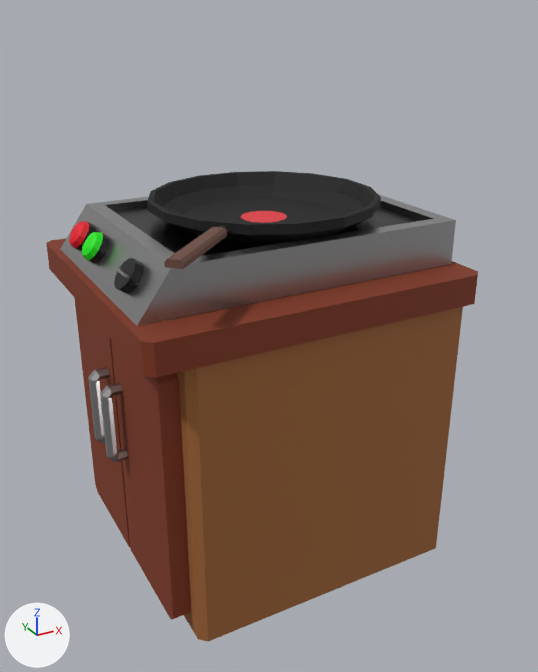
Renders of the FBX model Assets/Meshes/Kitchen/Counters/Stove_Counter.fbx from each side of a commit.
One viewpoint serves both versions: a 50 mm camera at (-1.18, -2.19, 1.38) aimed at (-0.01, -0.07, 0.32). Every picture has the same lights, and +X, +Y and +Z are marked at lower left. Where no turn or scale is listed for an object, it has been applied to the vertices.

Objects in the first picture: 'Counter_Base', 'Counter_Doors', 'Counter_Handles', 'Counter_Top', 'Pan', 'Stove'.
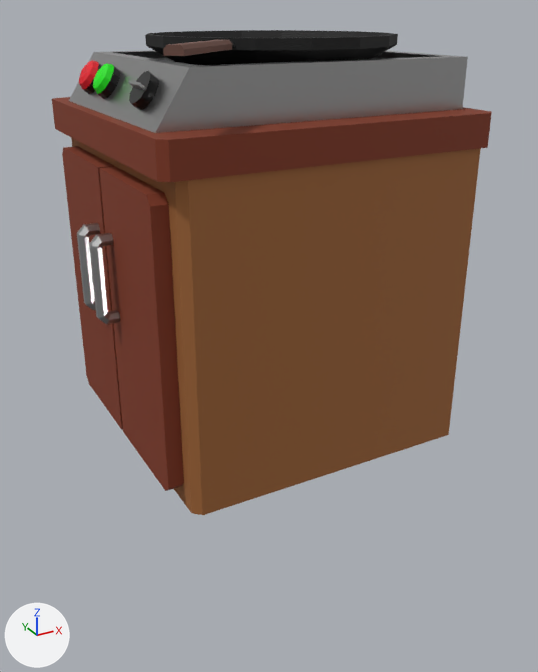
Where the newer file only moved an object's origin or applied its transform, the numbers keep the older frame.

Pixel boxes (x1, y1, x2, y2) of what changed, in the pictures (538 x 672 px):
'Counter_Base', mesh moved
    before: (176, 307, 463, 641)
    after: (71, 137, 481, 515)
'Stove', mesh rescaled, moved
    before: (61, 194, 456, 326)
    after: (69, 50, 468, 133)
'Counter_Top', mesh rescaled, moved (39% shorter)
    before: (46, 238, 478, 378)
    after: (52, 97, 492, 182)
'Counter_Doors', mesh rescaled, moved (7% taller)
    before: (75, 299, 191, 620)
    after: (62, 146, 184, 491)
'Pan', mesh moved
    before: (148, 171, 381, 269)
    after: (145, 30, 398, 65)
'Counter_Handles', moved
    before: (88, 367, 128, 462)
    after: (77, 223, 120, 324)

Diff of the bpy script that builds the scene:
```diff
--- a/Assets/Meshes/Kitchen/Counters/Stove_Counter.fbx.py
+++ b/Assets/Meshes/Kitchen/Counters/Stove_Counter.fbx.py
@@ me_cube_002 @@
 me_cube_002.from_pydata(...)  # 16 vertices, 10 faces; spans x -0.575..0.575, y -0.525..0.525, z -0.05..0.05
 # used by ob_counter_top; location = (-0.05, 0.0, 0.55)
+# me_cube_002 part 2: the whole mesh is scaled about its middle by (0.925, 0.976, 1), then moved by (-0.018, 0.0, 1.05)
 me_cube_002.materials.append(mat_counter_top)
@@ me_vert @@
 me_vert.from_pydata(...)  # 72 vertices, 60 faces; spans x -0.038..0.028, y -0.086..0.086, z -0.141..0.141
 # used by ob_counter_handles; location = (-0.591, 0.0, 0.125)
+# me_vert part 4: the whole mesh is moved by (-0.578, 0.0, 0.625)
 me_vert.materials.append(mat_metal)
@@ me_cube @@
 me_cube.from_pydata(...)  # 16 vertices, 10 faces; spans x -0.5..0.5, y -0.5..0.5, z -0.5..0.5
 # used by ob_counter_base; location = (0.0, 0.0, 0.0)
+# me_cube part 3: the whole mesh is moved by (0.0, 0.0, 0.5)
 me_cube.materials.append(mat_counter_base)
@@ me_plane @@
 me_plane.from_pydata(...)  # 144 vertices, 110 faces; spans x -0.555..0.55, y -0.4..0.4, z 0.0..0.15
 # used by ob_stove; location = (-0.05, 0.0, 0.6)
+# me_plane part 1: the whole mesh is scaled about its middle by (0.905, 1, 1)
 me_plane.materials.append(mat_metal)
@@ me_cube_001 @@
 me_cube_001.from_pydata(...)  # 24 vertices, 16 faces; spans x -0.031..0.031, y -0.428..0.428, z -0.45..0.45
 # used by ob_counter_doors; location = (-0.531, 0.0, 0.0)
+# me_cube_001 part 5: the whole mesh is scaled about its middle by (0.8, 0.994, 1), then moved by (-0.525, 0.0, 0.5)
 me_cube_001.materials.append(mat_counter_top)
@@ me_circle @@
 me_circle.from_pydata(...)  # 136 vertices, 118 faces; spans x -0.55..0.384, y -0.528..0.384, z 0.0..0.08
 # used by ob_pan; location = (0.005, 0.0, 0.73)
+# me_circle part 6: the whole mesh is moved by (0.027, 0.0, 0.5)
 me_circle.materials.append(mat_pan_outer)
@@ ob_counter_top @@
 ob_counter_top = bpy.data.objects.new('Counter_Top', me_cube_002)
-ob_counter_top.location = (-0.05, 0.0, 0.55)
+ob_counter_top.location = (0.0, 0.0, 0.0)
@@ ob_counter_handles @@
 ob_counter_handles = bpy.data.objects.new('Counter_Handles', me_vert)
-ob_counter_handles.location = (-0.591, 0.0, 0.125)
+ob_counter_handles.location = (0.0, 0.0, 0.0)
@@ ob_stove @@
 ob_stove = bpy.data.objects.new('Stove', me_plane)
-ob_stove.location = (-0.05, 0.0, 0.6)
+ob_stove.location = (-0.018, 0.0, 1.1)
@@ ob_counter_doors @@
 ob_counter_doors = bpy.data.objects.new('Counter_Doors', me_cube_001)
-ob_counter_doors.location = (-0.531, 0.0, 0.0)
+ob_counter_doors.location = (0.0, 0.0, 0.0)
```
